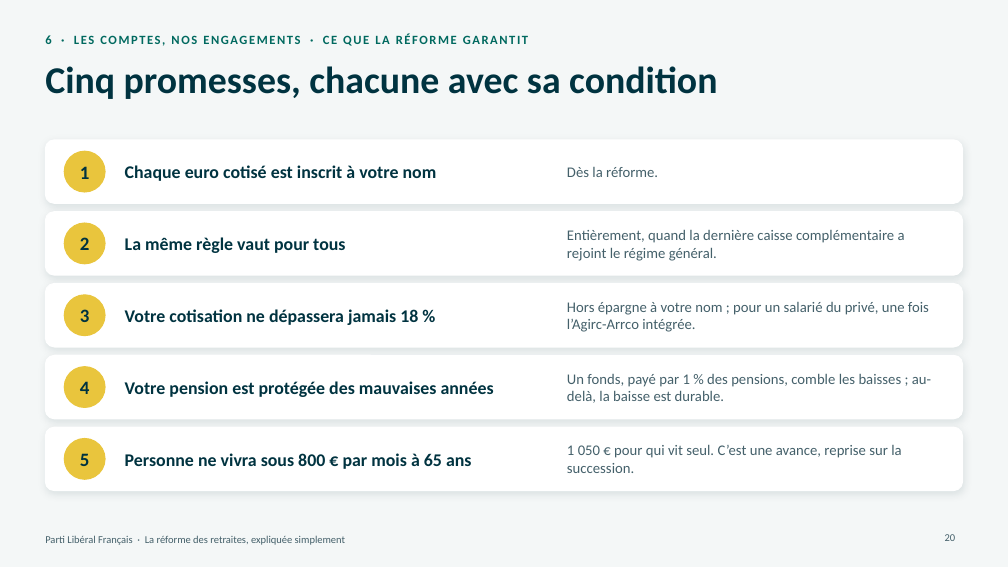
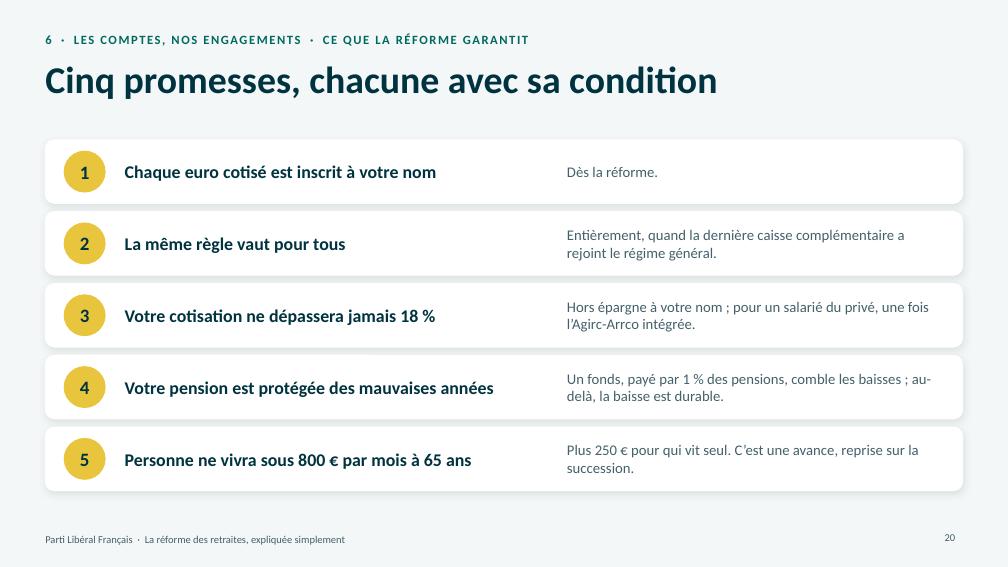
Before and after one commit to g-pliberal/retraitecomptenotionelle, a slide deck: slide 20 of docs/presentation_adherents_17_novembre_2026.pptx. Drawn at 1008x567 pixels with LibreOffice and Linux fonts; fonts in the diff are those of the drawing. Boxes give left, top, right and bottom in pixels: in the first picture for what was removed or moved away, otherwise in the second. Text is boxed around its words. In the diff, an @@ line names an element or a change of style, - is before the commit and + after.

```diff
--- a/docs/presentation_adherents_17_novembre_2026.pptx
+++ b/docs/presentation_adherents_17_novembre_2026.pptx
@@ text at box(567, 445, 918, 473): text changed @@
-1 050 € pour qui vit seul. C’est une avance, reprise sur la succession.
+Plus 250 € pour qui vit seul. C’est une avance, reprise sur la succession.
```
Also in this commit, not shown: 5 other slides changed.
